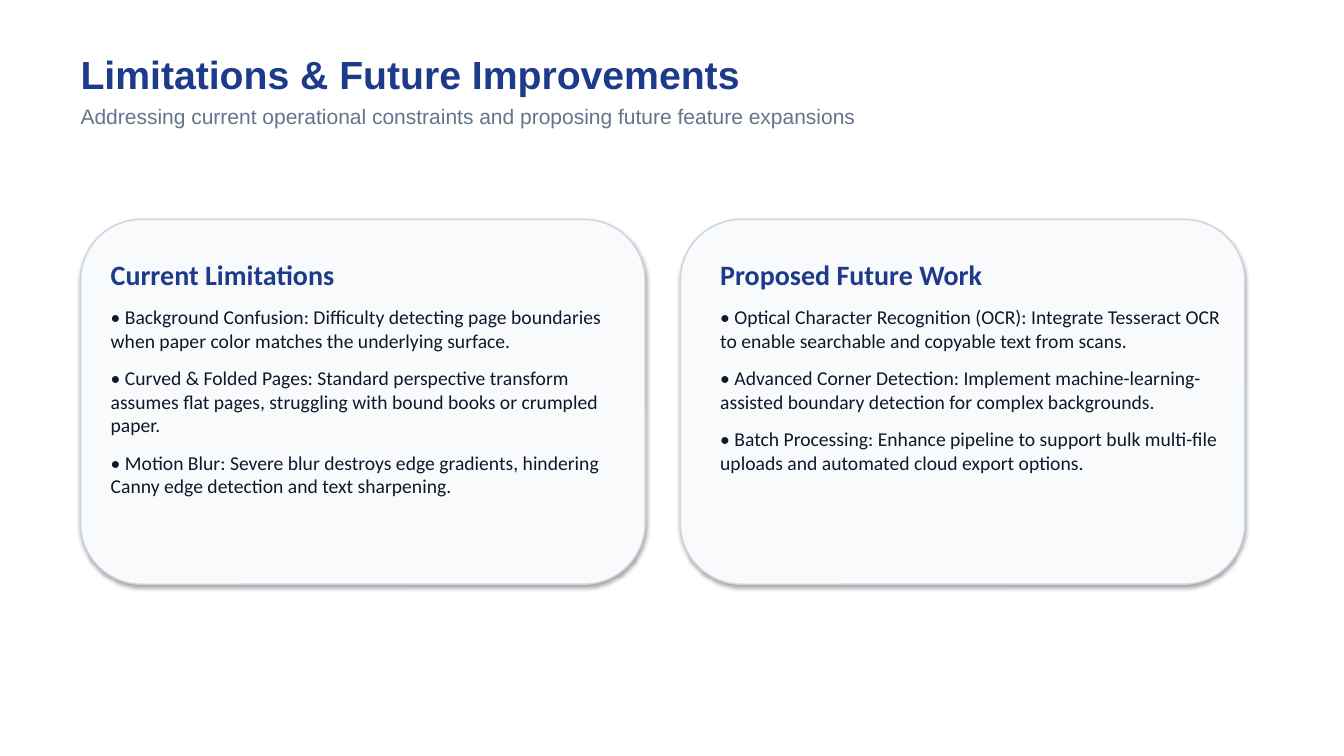
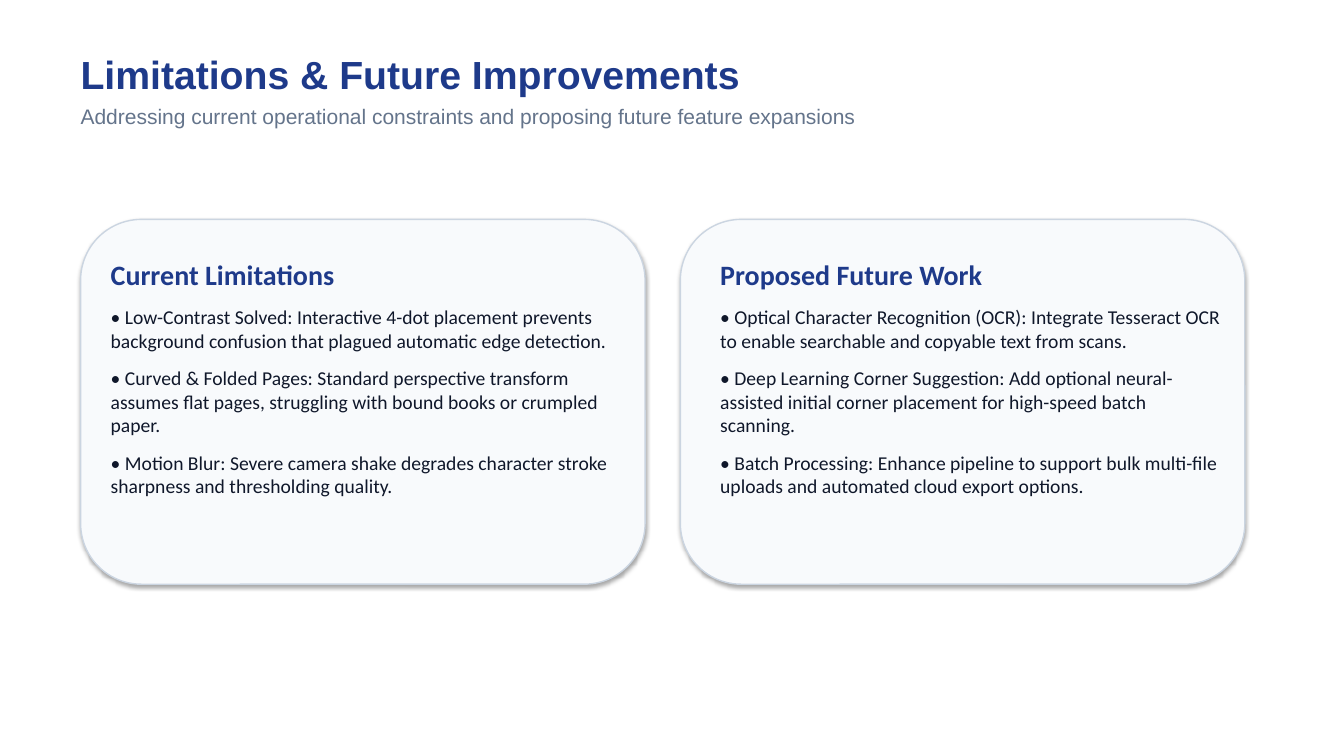
Before and after one commit to Neelam-3432/Section-C_Team_Number-15, a slide deck: slide 11 of Scanify_Presentation (1).pptx. Drawn at 1344x756 pixels with LibreOffice and Linux fonts; fonts in the diff are those of the drawing. Boxes give left, top, right and bottom in pixels: in the first picture for what was removed or moved away, otherwise in the second. Text is boxed around its words. In the diff, an @@ line names an element or a change of style, - is before the commit and + after.

Commit message:
Remove legacy automatic edge detection and align code, report, and presentation with interactive 4-dot homography and pipeline memory

```diff
--- a/Scanify_Presentation (1).pptx
+++ b/Scanify_Presentation (1).pptx
@@ text at <box>111,310,606,352</box>: text changed @@
-• Background Confusion: Difficulty detecting page boundaries when paper color matches the underlying surface.
+• Low-Contrast Solved: Interactive 4-dot placement prevents background confusion that plagued automatic edge detection.
@@ text at <box>720,371,1173,436</box>: text changed @@
-• Advanced Corner Detection: Implement machine-learning-assisted boundary detection for complex backgrounds.
+• Deep Learning Corner Suggestion: Add optional neural-assisted initial corner placement for high-speed batch scanning.
@@ text at <box>111,456,607,497</box>: text changed @@
-• Motion Blur: Severe blur destroys edge gradients, hindering Canny edge detection and text sharpening.
+• Motion Blur: Severe camera shake degrades character stroke sharpness and thresholding quality.
```
Also in this commit, not shown: 6 other slides changed, 4 other files.
